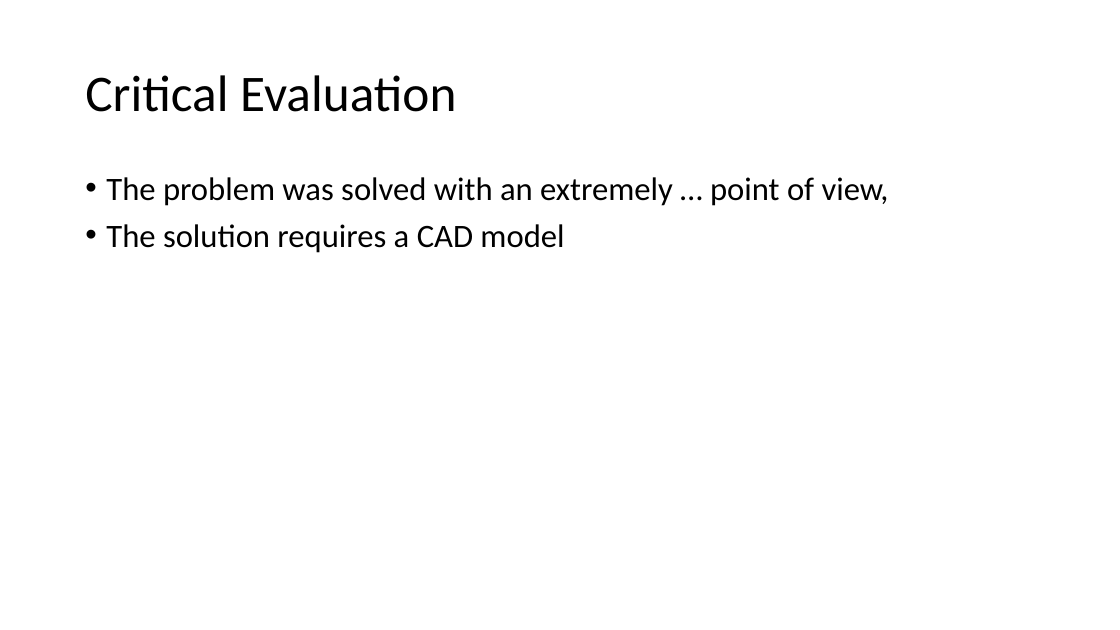
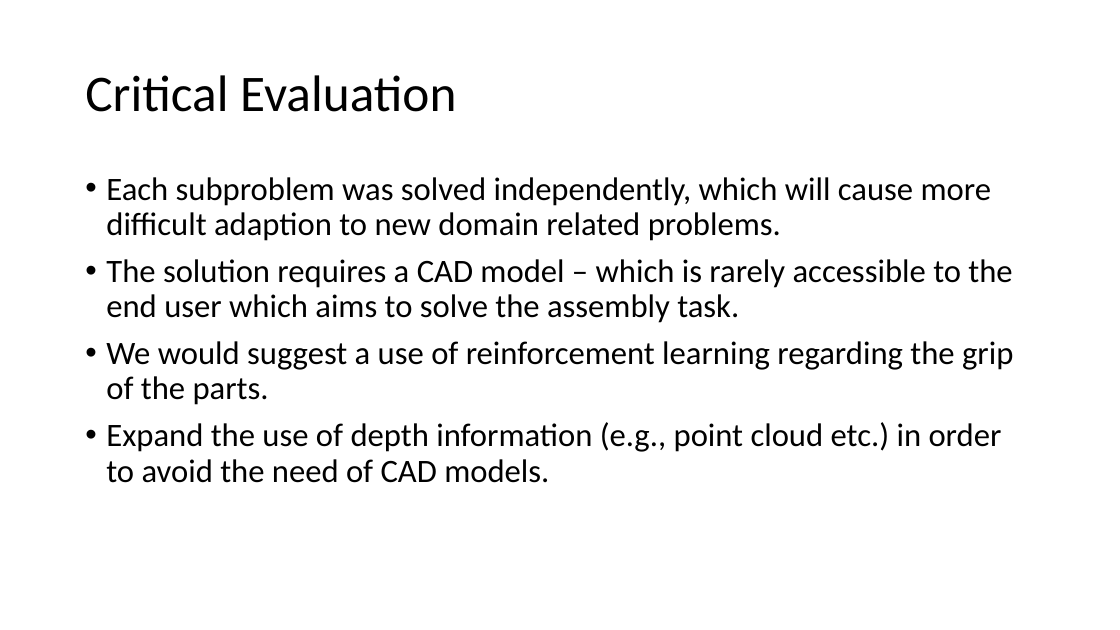
Before and after one commit to farjon/IRS_course, a slide deck: slide 7 of FinalProject/FinalProject.pptx (slide 4 before the commit). Drawn at 1120x630 pixels with LibreOffice and Linux fonts; fonts in the diff are those of the drawing. Boxes give left, top, right and bottom in pixels: in the first picture for what was removed or moved away, otherwise in the second. Text is boxed around its words. In the diff, an @@ line names an element or a change of style, - is before the commit and + after.

```diff
--- a/FinalProject/FinalProject.pptx
+++ b/FinalProject/FinalProject.pptx
@@ text at <box>106,177,1013,483</box>: text changed @@
-• The problem was solved with an extremely … point of view,
-• The solution requires a CAD model
+• Each subproblem was solved independently, which will cause more difficult adaption to new domain related problems.
+• The solution requires a CAD model – which is rarely accessible to the end user which aims to solve the assembly task.
+• We would suggest a use of reinforcement learning regarding the grip of the parts.
+• Expand the use of depth information (e.g., point cloud etc.) in order to avoid the need of CAD models.
```
Also in this commit, not shown: 3 slides added, 3 other files.
